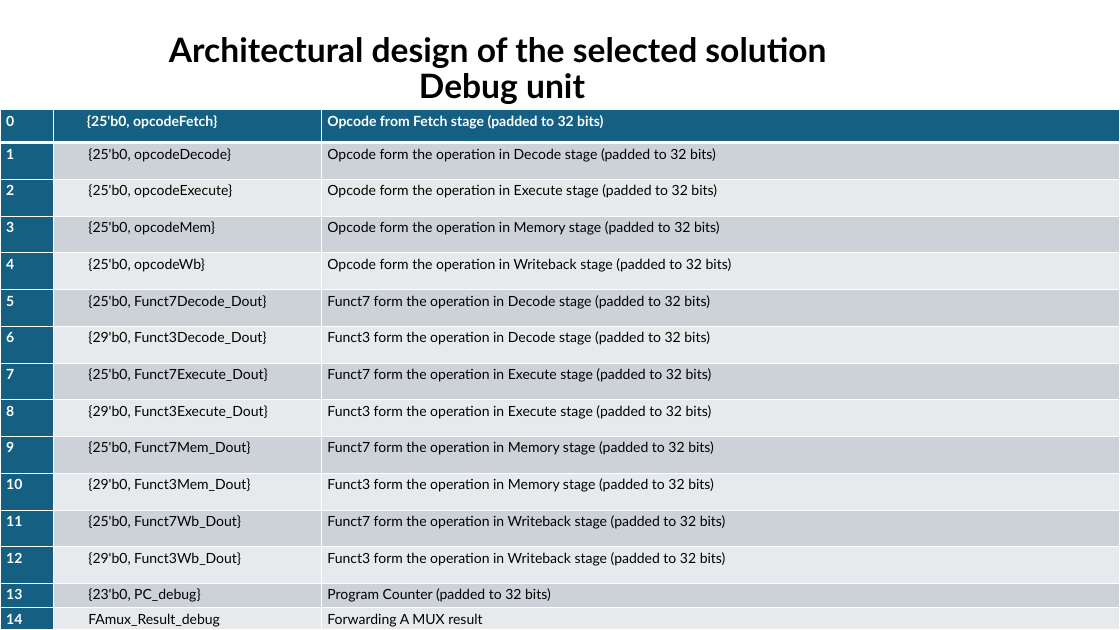
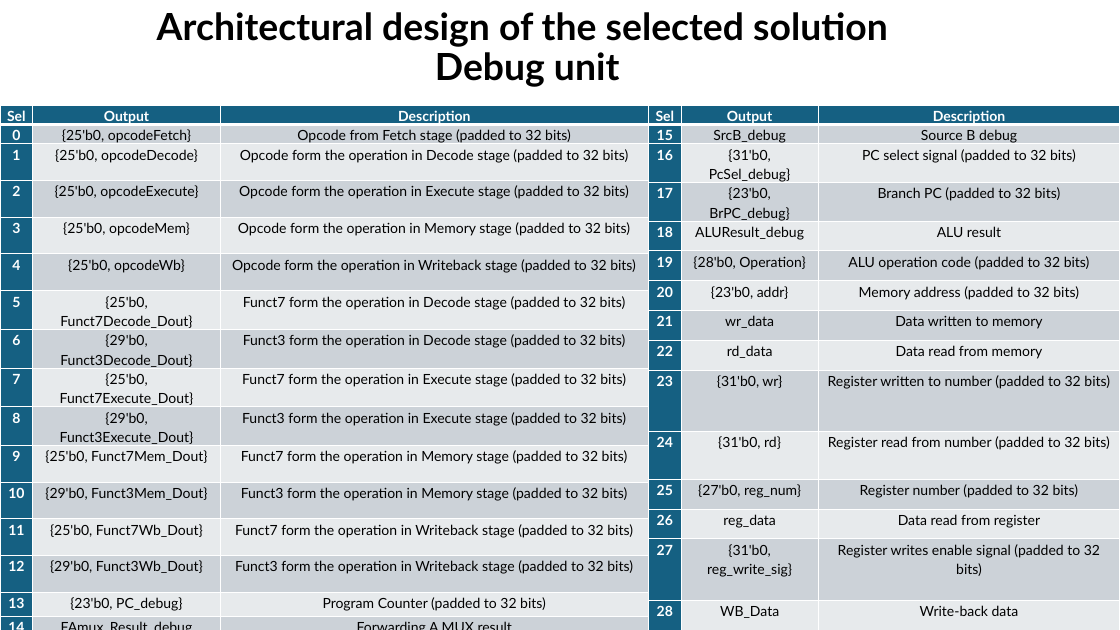
Before and after one commit to muhammad0bi/044169_project_B, a slide deck: slide 10 of Presintaions and Reports/Final presntaion VLSI.pptx. Drawn at 1120x630 pixels with LibreOffice and Linux fonts; fonts in the diff are those of the drawing. Boxes give left, top, right and bottom in pixels: in the first picture for what was removed or moved away, otherwise in the second. Text is boxed around its words. In the diff, an @@ line names an element or a change of style, - is before the commit and + after.

```diff
--- a/Presintaions and Reports/Final presntaion VLSI.pptx
+++ b/Presintaions and Reports/Final presntaion VLSI.pptx
@@ title "Architectural design of the selected ...": place and size @@
-title "Architectural design of the selected ..." at bbox=[169, 37, 826, 104]
+title "Architectural design of the selected ..." at bbox=[157, 12, 888, 87]
@@ title "Architectural design of the selected ..." at bbox=[157, 12, 888, 87]: size 28.8 to 32 pt @@
@@ table at bbox=[0, 105, 649, 629] @@
+row 1: Sel | Output | Description
@@ table: place and size @@
-table at bbox=[0, 110, 1120, 630]
+table at bbox=[0, 105, 649, 629]
@@ table added at bbox=[649, 105, 1120, 629], 15 rows, 3 columns @@
+Sel | Output | Description
+15 | SrcB_debug | Source B debug
+16 | {31'b0, PcSel_debug} | PC select signal (padded to 32 bits)
+17 | {23'b0, BrPC_debug} | Branch PC (padded to 32 bits)
+18 | ALUResult_debug | ALU result
+19 | {28'b0, Operation} | ALU operation code (padded to 32 bits)
+20 | {23'b0, addr} | Memory address (padded to 32 bits)
+21 | wr_data | Data written to memory
+22 | rd_data | Data read from memory
+23 | {31'b0, wr} | Register written to number (padded to 32 bits)
+24 | {31'b0, rd} | Register read from number (padded to 32 bits)
+25 | {27'b0, reg_num} | Register number (padded to 32 bits)
+26 | reg_data | Data read from register
+27 | {31'b0, reg_write_sig} | Register writes enable signal (padded to 32 bits)
+28 | WB_Data | Write-back data
```
Also in this commit, not shown: 3 other slides changed, 4 slides added, 1 slide removed, 1 other file.
